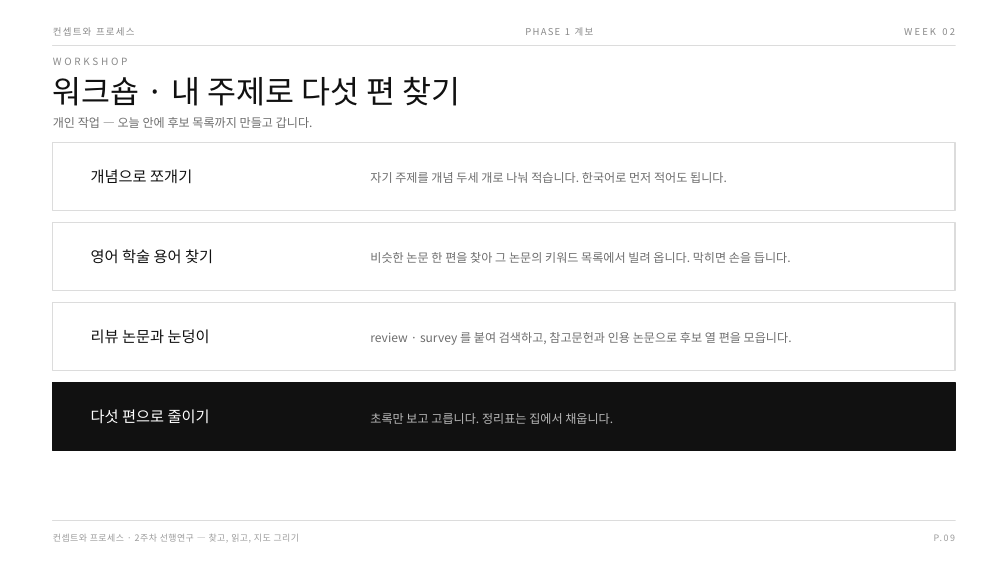
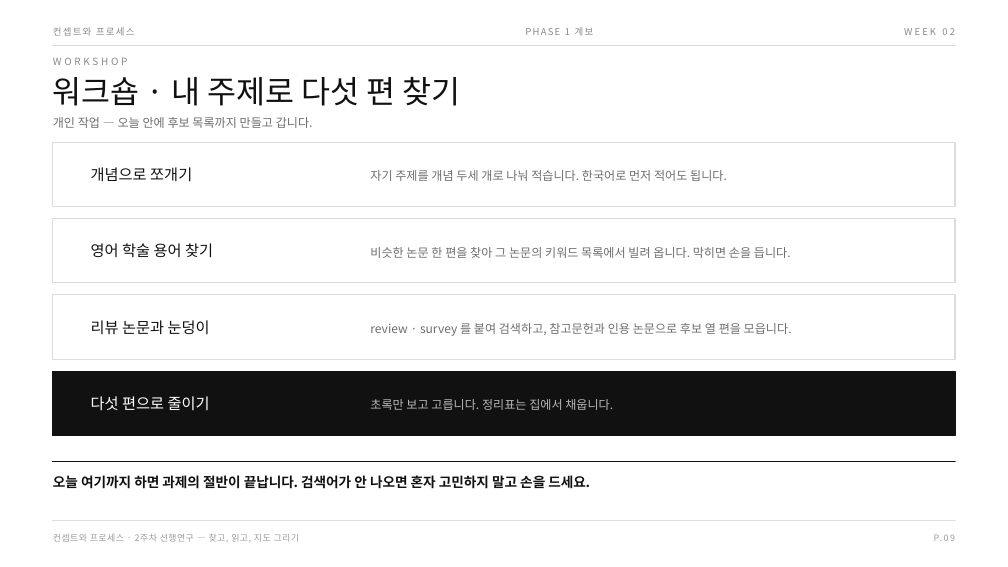
Before and after one commit to design-eng/MIN.D, a slide deck: slide 14 of dist/weeks-대학원/컨셉트와프로세스_02주차_선행연구.pptx. Drawn at 1008x567 pixels with LibreOffice and Linux fonts; fonts in the diff are those of the drawing. Boxes give left, top, right and bottom in pixels: in the first picture for what was removed or moved away, otherwise in the second. Text is boxed around its words. In the diff, an @@ line names an element or a change of style, - is before the commit and + after.

```diff
--- a/dist/weeks-대학원/컨셉트와프로세스_02주차_선행연구.pptx
+++ b/dist/weeks-대학원/컨셉트와프로세스_02주차_선행연구.pptx
@@ rectangle: place and size @@
-rectangle at <box>53,142,955,210</box>
+rectangle at <box>53,142,955,206</box>
@@ rectangle: place and size @@
-rectangle at <box>53,222,955,290</box>
+rectangle at <box>53,219,955,283</box>
@@ text "영어 학술 용어 찾기": place and size @@
-text "영어 학술 용어 찾기" at <box>91,249,213,264</box>
+text "영어 학술 용어 찾기" at <box>91,243,213,258</box>
@@ text "비슷한 논문 한 편을 찾아 ...": place and size @@
-text "비슷한 논문 한 편을 찾아 ..." at <box>370,252,791,263</box>
+text "비슷한 논문 한 편을 찾아 ..." at <box>370,247,791,258</box>
@@ rectangle: place and size @@
-rectangle at <box>53,302,955,371</box>
+rectangle at <box>53,295,955,359</box>
@@ 2 texts, 1 rectangle: place and size @@
-2 texts, 1 rectangle at <box>53,329,955,451</box>
+2 texts, 1 rectangle at <box>53,320,955,436</box>
@@ text "다섯 편으로 줄이기": place and size @@
-text "다섯 편으로 줄이기" at <box>91,409,210,423</box>
+text "다섯 편으로 줄이기" at <box>91,396,210,410</box>
@@ text "초록만 보고 고릅니다. 정리표는 집에서 ...": place and size @@
-text "초록만 보고 고릅니다. 정리표는 집에서 ..." at <box>370,413,613,424</box>
+text "초록만 보고 고릅니다. 정리표는 집에서 ..." at <box>370,399,613,410</box>
@@ rectangle added at <box>53,461,955,462</box>, fill #111111, outline #111111 1 pt @@
@@ text added at <box>53,475,590,489</box>, 13 pt, text #111111, bold @@
+오늘 여기까지 하면 과제의 절반이 끝납니다. 검색어가 안 나오면 혼자 고민하지 말고 손을 드세요.
```
Also in this commit, not shown: 1 other slide changed, 7 other files.
